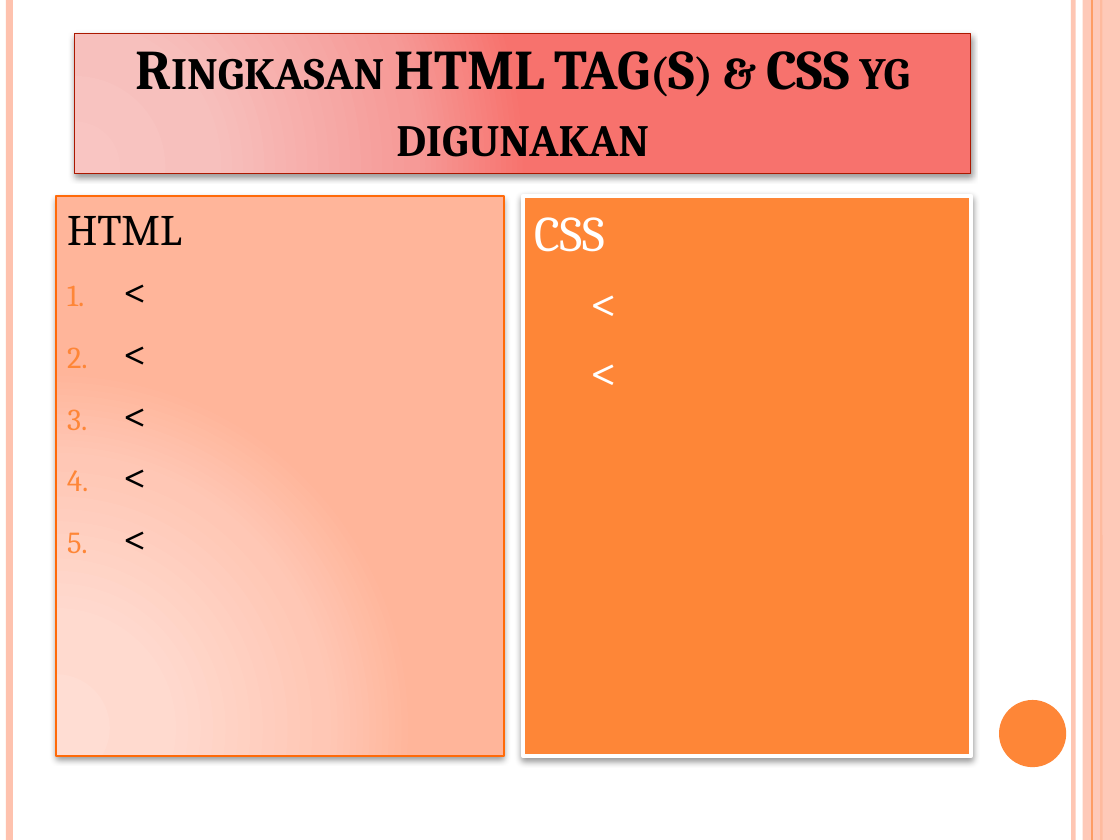
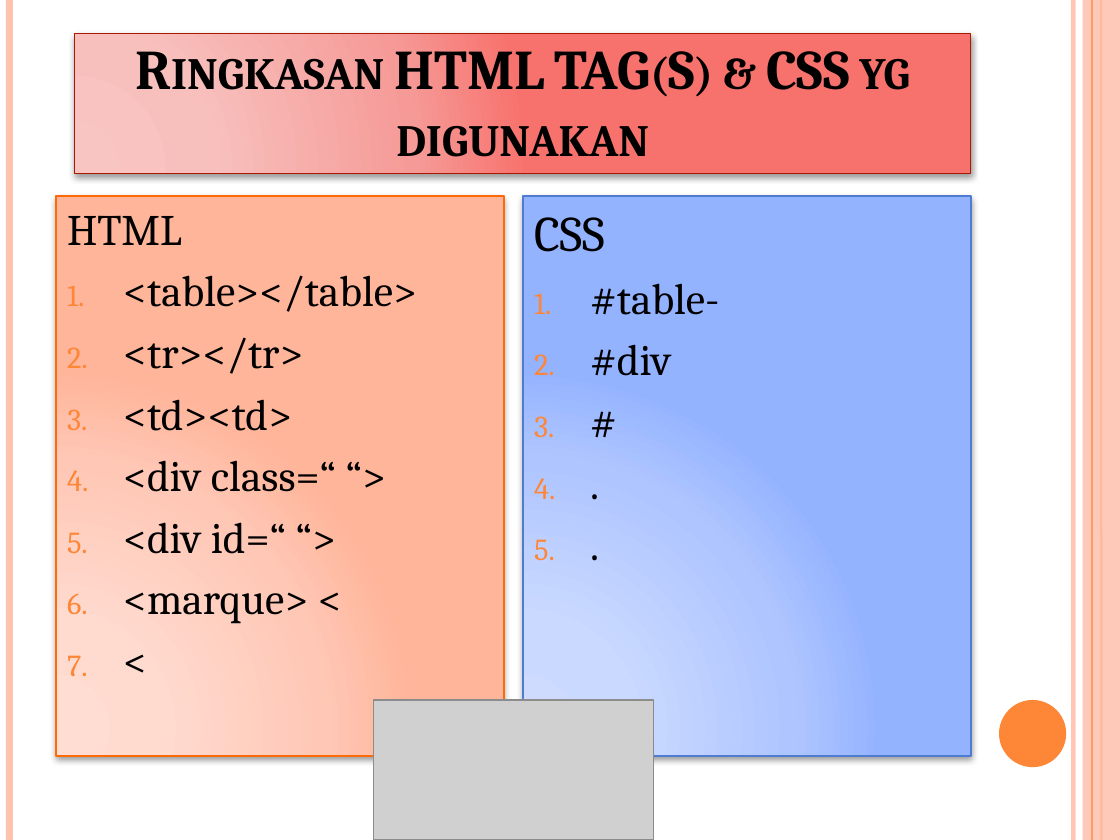
Before and after one commit to IOInspire/SGCodingMum, a slide deck: slide 4 of Lylyez/Armada Soundsystem.pptx. Drawn at 1120x840 pixels with LibreOffice and Linux fonts; fonts in the diff are those of the drawing; grey boxes stand for pictures. Boxes give left, top, right and bottom in pixels: in the first picture for what was removed or moved away, otherwise in the second. Text is boxed around its words. In the diff, an @@ line names an element or a change of style, - is before the commit and + after.

```diff
--- a/Lylyez/Armada Soundsystem.pptx
+++ b/Lylyez/Armada Soundsystem.pptx
@@ text at [56,196,504,756]: paragraphs removed @@
-2. <
-3. <
-4. <
-5. <
@@ text "CSS" at [523,196,971,756]: fill #FE8637 to gradient #CFDCFF to #CBD9FF to #AFC6FF to #95B4FF; outline #FFFFFF 2.75 pt to #4F7CCF 1 pt @@
@@ text at [534,217,605,252]: text colour #FFFFFF to #000000 in "CSS" @@
@@ text at [123,275,417,624]: paragraphs added @@
+1. <table></table>
+2. <tr></tr>
+3. <td><td>
+4. <div class=“ “>
+5. <div id=“ “>
+6. <marque> <
@@ text at [590,283,719,376]: text changed; size 32 to 28 pt; text colour #FFFFFF to #000000 @@
-1. <
-2. <
+1. #table-
+2. #div
+3. #
+4. .
+5. .
@@ picture added at [373,700,653,840] @@
```
Also in this commit, not shown: 2 other slides changed, 2 slides added, 2 slides removed, 24 other files.
